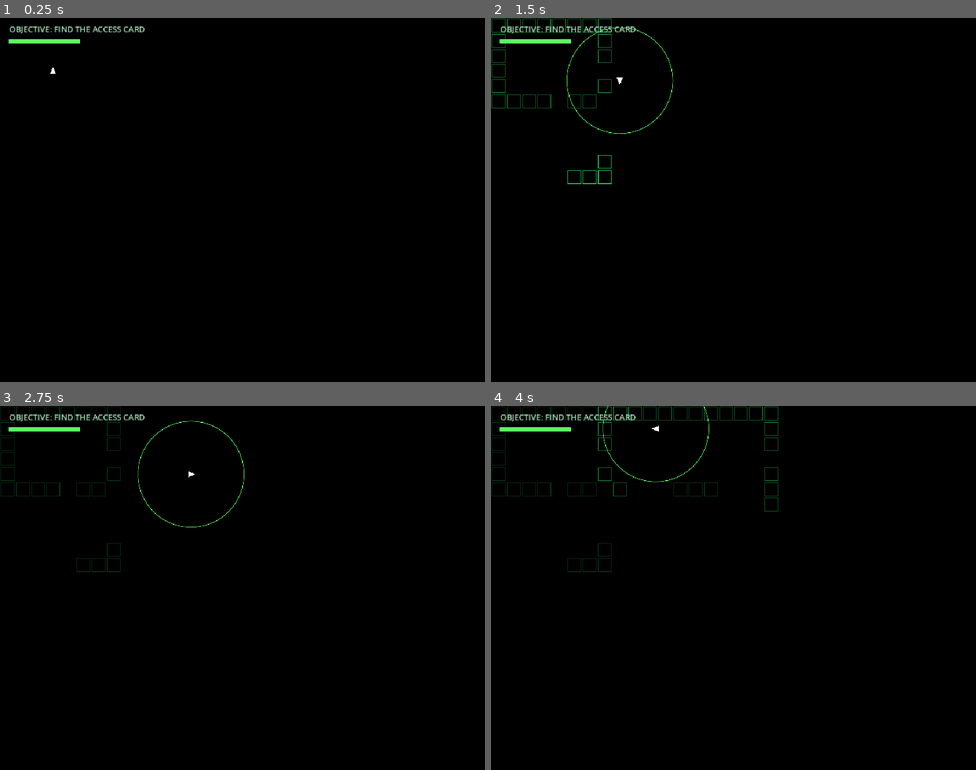
Above: before the commit, frames 1-4 (two rows, left to right).
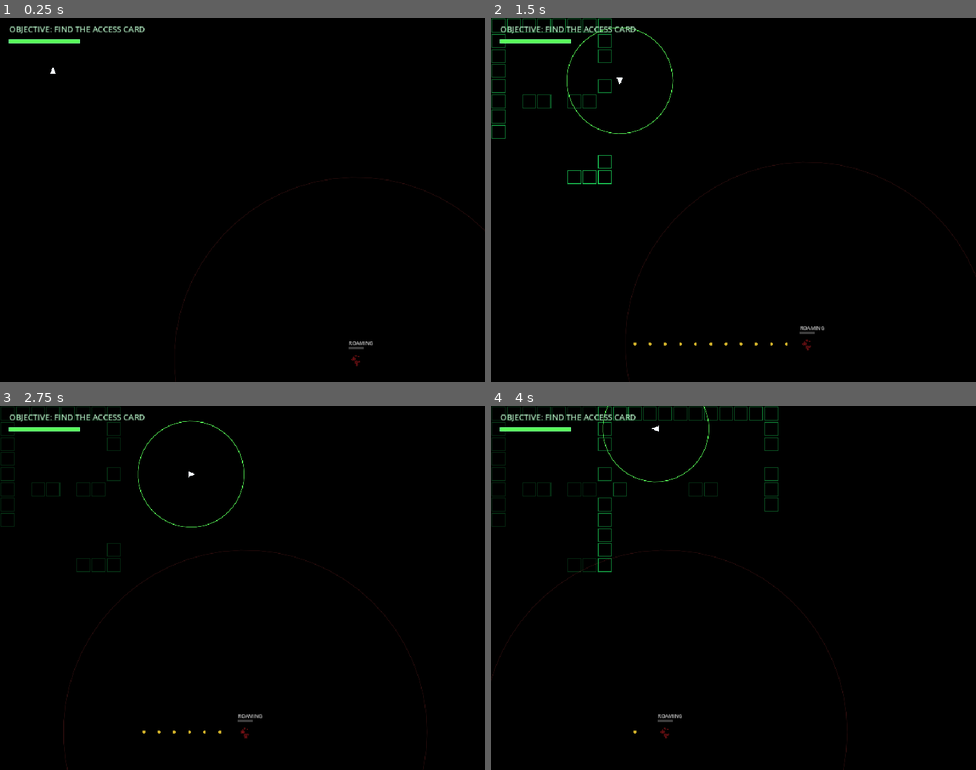
Above: after the commit, the same moments.

Repository: UnderstoodUseYourUsernameHere/Sonar
Game: Godot game, scene res://scenes/main.tscn
The game is run twice, just before and just after one commit, with the same random seed, the same clock (stepped at 60 frames per second) and the same inputs.
Inputs (mouse positions are in pixels of both pictures, inside the frame that each line leads up to):
- Up to frame 1 (0.25 s): no input
- Up to frame 2 (1.5 s): tap Enter at 0.5 s; move the mouse to (840, 181) at 0.52 s; hold Right (move_right) 0.53-1.28 s; tap Space (ping) at 0.6 s; click (840, 181) at 0.67 s; move the mouse to (636, 218) at 1.27 s; hold S (move_down) from 1.28 s (still down); tap Alt at 1.35 s
- Up to frame 3 (2.75 s): move the mouse to (291, 507) at 2.02 s; release S (move_down) at 2.03 s; hold Right (move_right) from 2.03 s (still down); tap Shift at 2.1 s
- Up to frame 4 (4 s): move the mouse to (709, 660) at 2.77 s; release Right (move_right) at 2.78 s; hold W (move_up) 2.78-3.53 s; tap Space (ping) at 2.85 s; click (709, 660) at 2.92 s; move the mouse to (879, 642) at 3.52 s; hold Left (move_left) from 3.53 s (still down); tap Alt at 3.6 s

The runs differ from the first frame. In frame 1, 0.2% of the frame differs, in the area x 36-100%, y 43-100%; in frame 2, 0.3%; in frame 3, 0.4%; in frame 4, 0.4%, in the area x 0-74%, y 21-100%.

Commit message:
Add monster awareness meter that decays every second when player is not moving or pinging near it

Diff:
--- a/scripts/main.gd
+++ b/scripts/main.gd
@@ -17,6 +17,10 @@
 const FOOTSTEP_NOISE_RANGE_TILES: float = 3.5
 const FOOTSTEP_RING_COLOR: Color = Color(0.35, 1.0, 0.35, 1.0)
 
+const AWARENESS_PER_PING: float = 0.45
+const AWARENESS_PER_FOOTSTEP: float = 0.06
+const AWARENESS_DECAY_PER_SECOND: float = 0.04
+
 const WALL_DIM_SEEN_ALPHA: float = 0.18 ## A wall thats been seen before never dims below this(its going to be an alpha, sigma oh my god!!!!)
 const WALL_FLASH_DURATION: float = 1.2
 
@@ -50,7 +54,7 @@
 const EXIT_DIM_ALPHA: float = 0.30
 const EXIT_FLASH_DURATION: float = 1.0
 
-const DEBUG_SHOW_MONSTER: bool = false
+const DEBUG_SHOW_MONSTER: bool = true
 
 const MAP_ROWS: Array[String] = [
 	"################################",
@@ -58,23 +62,23 @@
 	"#......#..........#............#",
 	"#..E...........................#",
 	"#......#..........#............#",
-	"####.####..####...########.#####",
-	"#......#...####...#............#",
-	"#......#...####...#............#",
-	"#......#...####...#............#",
+	"#.##.####....##...####.###.#####",
+	"#......#.....##...#............#",
+	"#......#.....##...#............#",
+	"#......#.....##...#............#",
 	"#......#..........#.....X......#",
-	"##.#####..####....####.#########",
-	"#......#..####....#............#",
-	"#......#..####....#............#",
-	"#......#..####....#............#",
+	"##...###...##.....####.#####.###",
+	"#......#...##.....#............#",
+	"#......#...##.....#............#",
+	"#......#...##.....#............#",
 	"#......#..........#............#",
-	"####.####.....#####.############",
+	"####.####.....########...#######",
 	"#......#......#....#...........#",
 	"#......#......#....#...........#",
 	"#......#......#................#",
 	"#......#......#....#.....K.....#",
-	"#..............#...#...........#",
-	"#......####.####...#...........#",
+	"#..............................#",
+	"#..............................#",
 	"#......................M.......#",
 	"################################"
 ]
@@ -123,6 +127,8 @@
 var last_noise_cell: Vector2i = Vector2i.ZERO
 var last_noise_time: float = -1000.0
 var last_noise_range_tiles: float = 0.0
+var last_noise_loudness: float = 0.0
+var monster_awareness: float = 0.0
 
 var monster_cell: Vector2i = Vector2i.ZERO
 var monster_draw_position: Vector2 = Vector2.ZERO
@@ -546,7 +552,7 @@
 			player_cell = move_destination_cell
 			player_draw_position = move_destination
 			is_moving = false
-			_make_noise(player_cell, FOOTSTEP_NOISE_RANGE_TILES)
+			_make_noise(player_cell, FOOTSTEP_NOISE_RANGE_TILES, AWARENESS_PER_PING)
 
 	if not is_moving and buffered_direction != Vector2i.ZERO:
 		var next_direction: Vector2i = buffered_direction
@@ -666,16 +672,17 @@
 
 	active_pulses.append(SonarPulse.new(origin, origin_cell))
 
-	_make_noise(origin_cell, PING_NOISE_RANGE_TILES)
+	_make_noise(origin_cell, PING_NOISE_RANGE_TILES, AWARENESS_PER_PING)
 	last_ping_time = game_time
 
-func _make_noise(cell: Vector2i, range_tiles: float) -> void:
-	if is_equal_approx(last_noise_time, game_time) and range_tiles < last_noise_range_tiles:
+func _make_noise(cell: Vector2i, range_tiles: float, loudness: float) -> void:
+	if is_equal_approx(last_noise_time, game_time) and loudness < last_noise_loudness:
 		return
 
 	last_noise_cell = cell
 	last_noise_time = game_time
 	last_noise_range_tiles = range_tiles
+	last_noise_loudness = loudness
 
 func _monster_can_hear(cell: Vector2i, range_tiles: float) -> bool:
 	var distance: float = monster_draw_position.distance_to(_cell_center(cell))
@@ -698,11 +705,13 @@
 			active_pulses.remove_at(i)
 
 func _update_monster_ai(delta: float) -> void:
+	monster_awareness = maxf(monster_awareness - AWARENESS_DECAY_PER_SECOND * delta, 0.0)
+
 	if last_noise_time > monster_last_heard_noise_time:
 		monster_last_heard_noise_time = last_noise_time
 
 		if _monster_can_hear(last_noise_cell, last_noise_range_tiles):
-			_begin_monster_investigation(last_noise_cell)
+			_on_monster_heard_noise()
 
 	match monster_state:
 		MonsterState.ROAMING:
@@ -713,6 +722,10 @@
 
 		MonsterState.SEARCHING:
 			_update_monster_searching(delta)
+
+func _on_monster_heard_noise() -> void:
+	monster_awareness = minf(monster_awareness + last_noise_loudness, 1.0)
+	_begin_monster_investigation(last_noise_cell)
 
 func _reveal_walls_for_pulse(pulse: SonarPulse) -> void:
 	for cell in wall_cells:
@@ -823,6 +836,7 @@
 	if DEBUG_SHOW_MONSTER:
 		_draw_debug_path()
 		_draw_monster_ai_debug()
+		_draw_awareness_debug()
 		draw_arc(monster_draw_position, PING_NOISE_RANGE_TILES * TILE_SIZE, 0.0, TAU, 64, Color(1.0, 0.3, 0.3, 0.15), 1.0, true)
 		_draw_monster_at(monster_draw_position, 0.35)
 
@@ -1059,6 +1073,24 @@
 
 	draw_rect(marker_rect, marker_color, false, 2.0)
 
+func _draw_awareness_debug() -> void:
+	var bar_position: Vector2 = monster_draw_position + Vector2(-15.0, -24.0)
+	var bar_size: Vector2 = Vector2(30.0, 4.0)
+
+	draw_rect(Rect2(bar_position, bar_size), Color(0.3, 0.3, 0.3, 0.8), true)
+	draw_rect(Rect2(bar_position, Vector2(bar_size.x * monster_awareness, bar_size.y)), Color(1.0, 0.3, 0.2, 0.9), true)
+
+	var state_name: String = MonsterState.keys()[monster_state]
+	draw_string(
+		ThemeDB.fallback_font,
+		bar_position + Vector2(0.0, -4.0),
+		state_name,
+		HORIZONTAL_ALIGNMENT_LEFT,
+		-1,
+		10,
+		Color(1.0, 1.0, 1.0, 0.8)
+	)
+
 func _draw_debug_path() -> void:
 	var color: Color = Color(1.0, 0.85, 0.2, 0.8)
 
